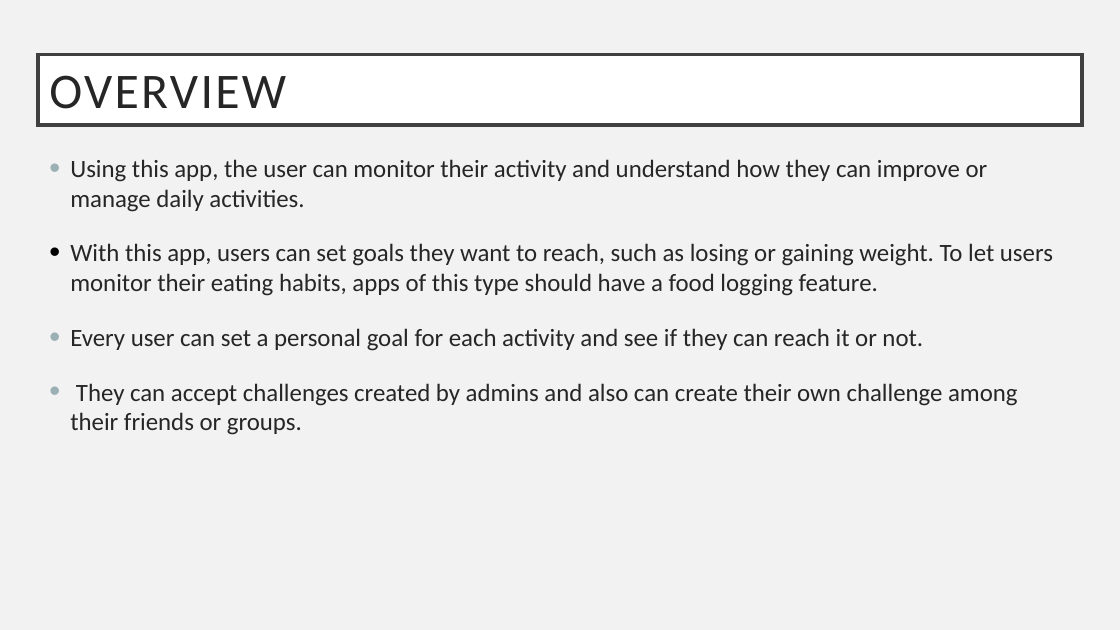
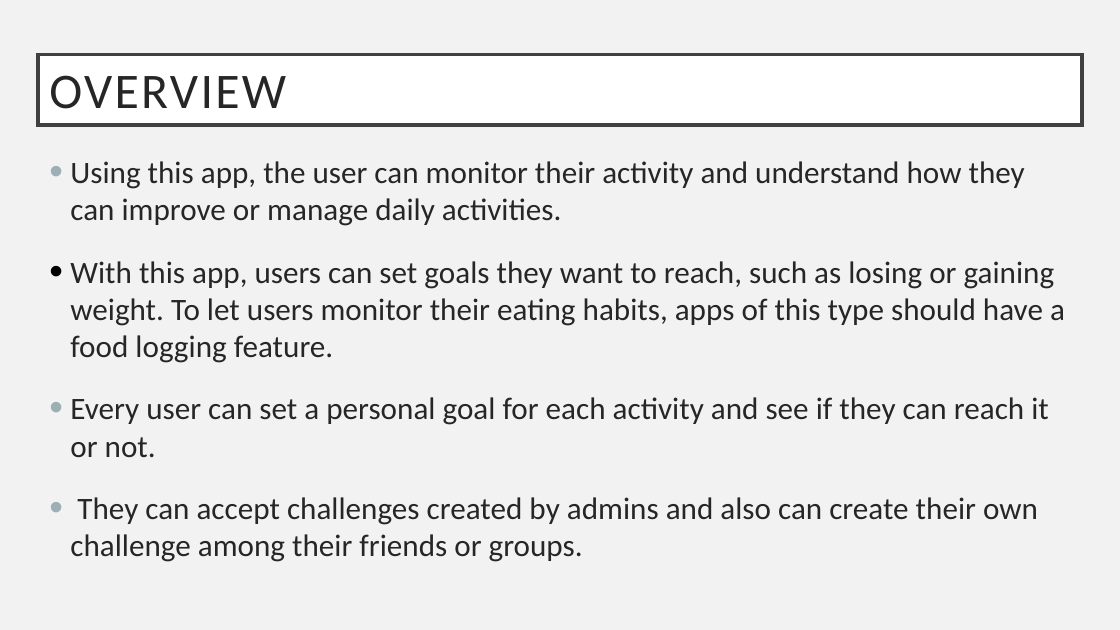
Before and after one commit to annie0sc/gdp_group4, a slide deck: slide 3 of GDP.pptx. Drawn at 1120x630 pixels with LibreOffice and Linux fonts; fonts in the diff are those of the drawing. Boxes give left, top, right and bottom in pixels: in the first picture for what was removed or moved away, otherwise in the second. Text is boxed around its words. In the diff, an @@ line names an element or a change of style, - is before the commit and + after.

```diff
--- a/GDP.pptx
+++ b/GDP.pptx
@@ text "Using this app, the user ..." at bbox=[70, 161, 1065, 562]: size 16 to 20 pt @@
```
Also in this commit, not shown: 2 other slides changed.
